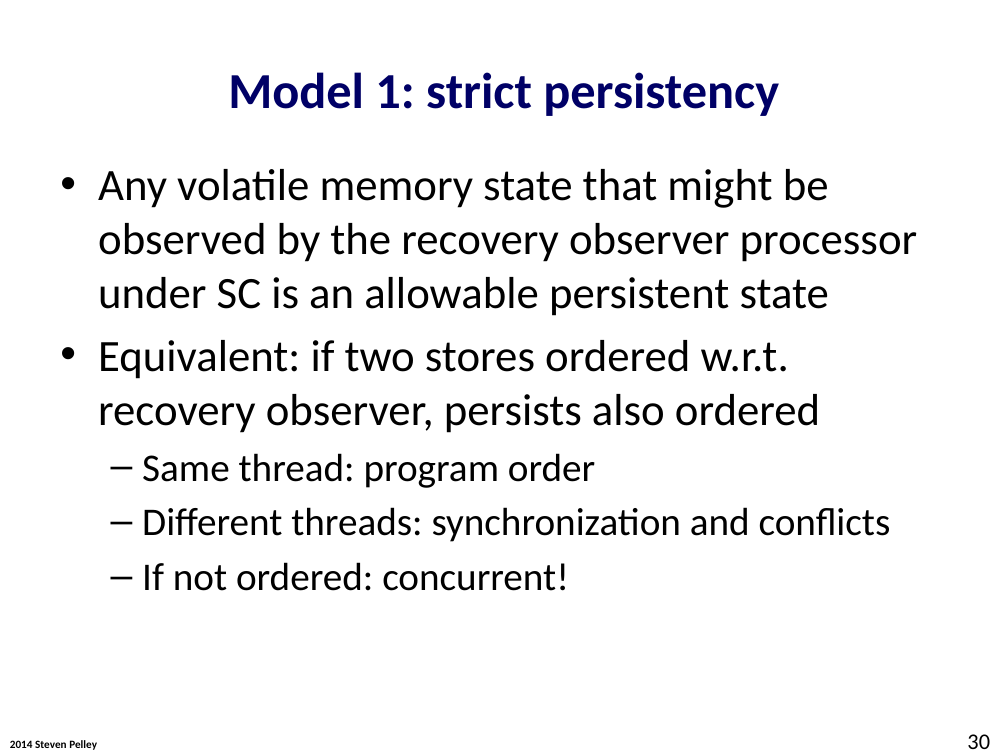
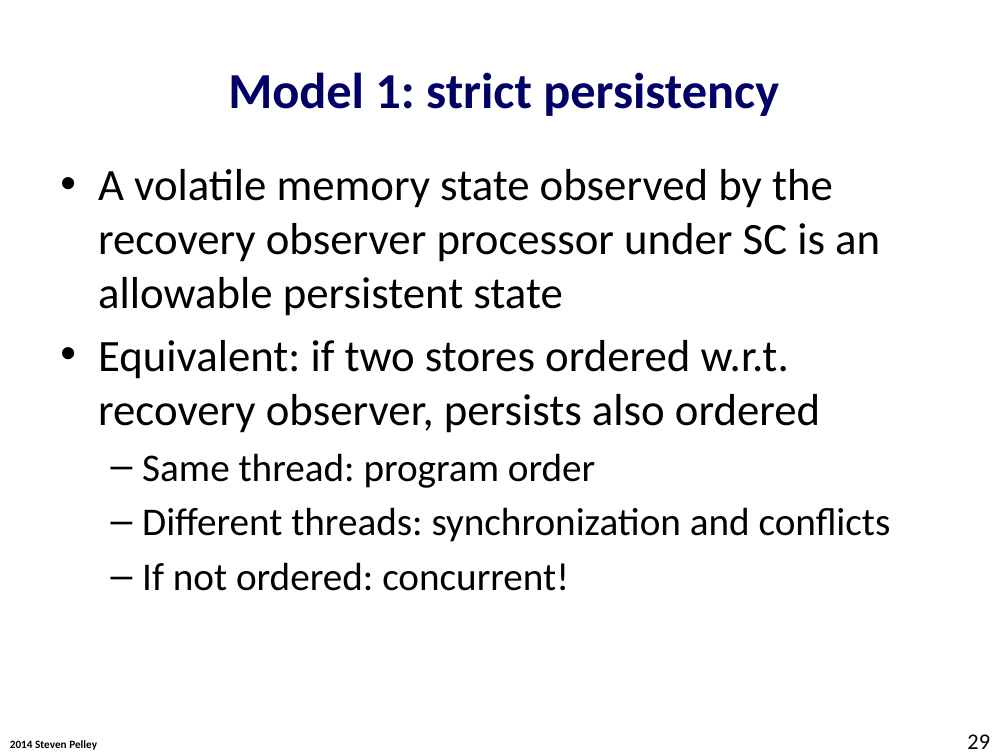
Before and after one commit to Abulila/dissertation, a slide deck: slide 29 of proposal/defense.pptx (slide 30 before the commit). Drawn at 1008x756 pixels with LibreOffice and Linux fonts; fonts in the diff are those of the drawing; background and template pictures are left out. Boxes give left, top, right and bottom in pixels: in the first picture for what was removed or moved away, otherwise in the second. Text is boxed around its words. In the diff, an @@ line names an element or a change of style, - is before the commit and + after.

```diff
--- a/proposal/defense.pptx
+++ b/proposal/defense.pptx
@@ text at (x1=98, y1=169, x2=880, y2=316): text changed @@
-• Any volatile memory state that might be observed by the recovery observer processor under SC is an allowable persistent state
+• A volatile memory state observed by the recovery observer processor under SC is an allowable persistent state
@@ page number at (x1=967, y1=734, x2=990, y2=749): text changed @@
-30
+29
```
Also in this commit, not shown: 24 other slides changed, 1 slide removed.
